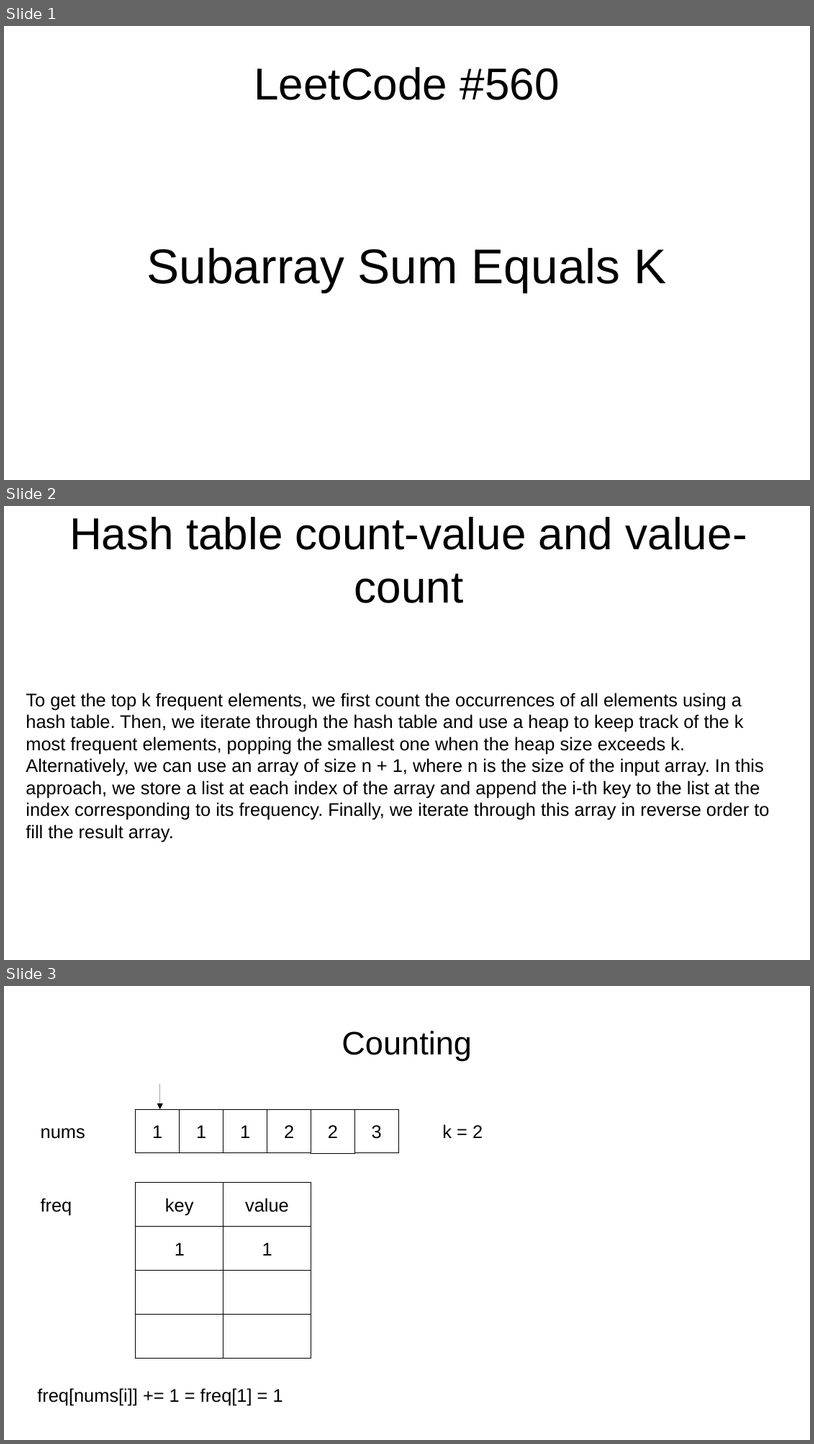
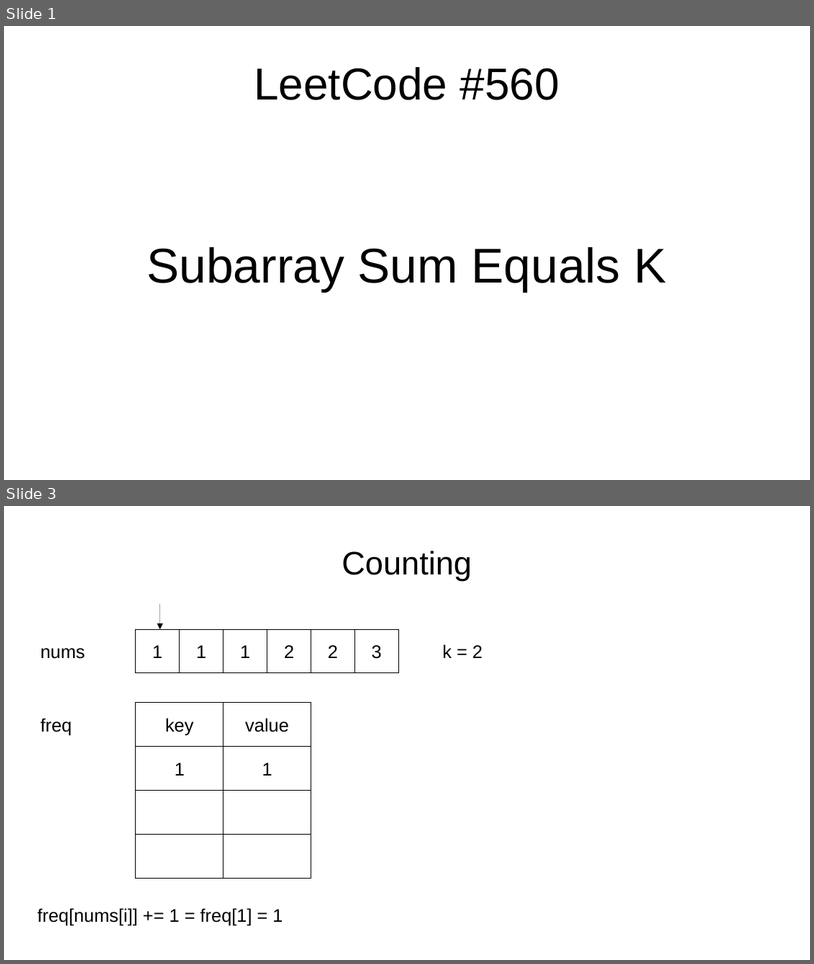
Before and after one commit to mcmouse88/Algorithms, a slide deck: hashing/misc/presentations/leetcode_560.pptx. Shown one above the other, each under a label of ours: slides 1, 2 and 3 before the commit, slides 1 and 3 after it; the slides between them are not shown. The pictures are 814x1444 and 814x964 pixels, drawn with LibreOffice and Linux fonts; fonts in the diff are those of the drawing. Boxes give left, top, right and bottom in pixels: in the first picture for what was removed or moved away, otherwise in the second. Text is boxed around its words. In the diff, an @@ line names an element or a change of style, - is before the commit and + after.

```diff
--- a/hashing/misc/presentations/leetcode_560.pptx
+++ b/hashing/misc/presentations/leetcode_560.pptx
@@ slide 2 removed at (4,506,810,960), background #FFFFFF @@
@@ text removed at (70,517,748,603) @@
-Hash table count-value and value-count
@@ text removed at (26,692,769,842) @@
-To get the top k frequent elements, we first count the occurrences of all elements using a hash table. Then, we iterate through the hash table and use a heap to keep track of the k most frequent elements, popping the smallest one when the heap size exceeds k. Alternatively, we can use an array of size n + 1, where n is the size of the input array. In this approach, we store a list at each index of the array and append the i-th key to the list at the index corresponding to its frequency. Finally, we iterate through this array in reverse order to fill the result array.
```
Also in this commit, not shown: 1 slide added.
